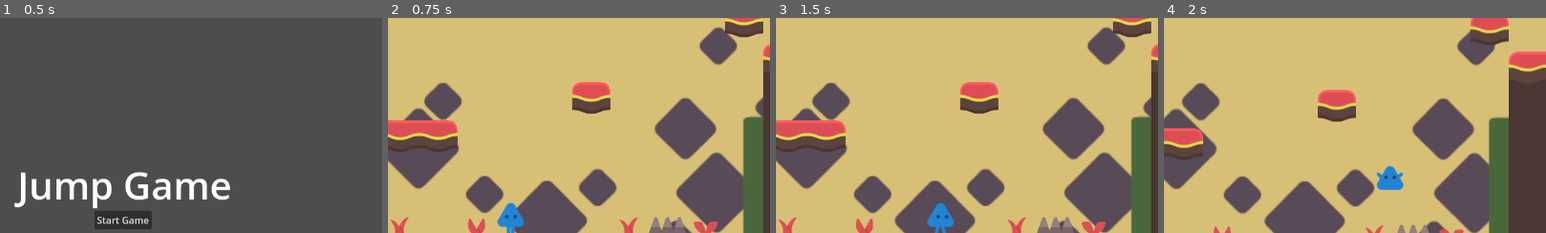
Above: before the commit, frames 1-4 (left to right).
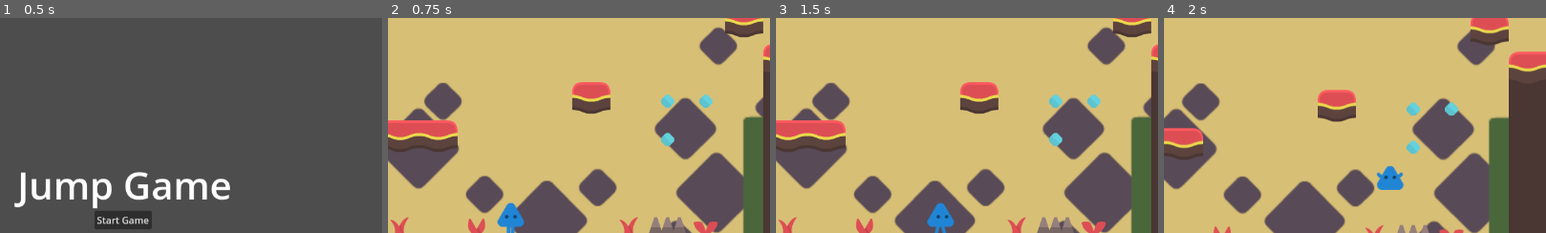
Above: after the commit, the same moments.

Repository: adsuttman/GDTest2
Game: Godot game, scene res://game.tscn
Two runs of this game, one before a commit and one after it. Both use one fixed random seed, a clock stepped at 60 frames per second and the inputs below.
Inputs:
- Up to frame 1 (0.5 s): no input
- Up to frame 2 (0.75 s): click "Start Game" at 0.5 s
- Up to frame 3 (1.5 s): tap Enter at 1.25 s; hold D (right) from 1.28 s (still down)
- Up to frame 4 (2 s): keep holding D (right); tap Space (jump) at 1.52 s
The pictures show only the part of the screen within x 34-84%, y 3-53%; the shares and areas given below are measured in that part.

Frame 1 is identical in both runs. In frame 2, 0.5% of the frame differs, in the area x 71-85%, y 35-60%; in frame 3, 0.5%; in frame 4, 0.5%.

Commit message:
added collectible gem

Diff:
--- a/Resources/Levels/test_level.tscn
+++ b/Resources/Levels/test_level.tscn
@@ -14,7 +14,7 @@
 
 [node name="TileMap" parent="." instance=ExtResource("2_ojujp")]
 layer_0/name = "foreground"
-layer_0/tile_data = PackedInt32Array(65534, 131072, 0, -1310 …(2562 unchanged characters)… 31072, 0, 196603, 0, 0, -65532, 1, 65536)
+layer_0/tile_data = PackedInt32Array(65534, 131072, 0, -1310 …(2562 unchanged characters)… 31072, 0, 196603, 0, 0, -65532, 1, 65536, -196604, 2, 65536, -262140, 2, 65536, -262139, 2, 65536)
 layer_1/name = "background"
 layer_2/tile_data = PackedInt32Array(-65533, 589824, 0, -3, 589824, 0, -1, 655360, 0, -65531, 720896, 0)
 
--- /dev/null
+++ b/Resources/Objects/gem.tscn
@@ -0,0 +1,21 @@
+[gd_scene load_steps=5 format=3 uid="uid://sg8b1nd2iji3"]
+
+[ext_resource type="Script" path="res://gem.gd" id="1_t8y37"]
+[ext_resource type="Texture2D" uid="uid://7u7mfuynnxym" path="res://Resources/Objects/blueGem.png" id="2_cyg7a"]
+[ext_resource type="PackedScene" uid="uid://q1m2v6wa8iya" path="res://Resources/Components/player_detection_field.tscn" id="3_6mc28"]
+
+[sub_resource type="CircleShape2D" id="CircleShape2D_kw6vj"]
+radius = 12.0
+
+[node name="Gem" type="Node2D"]
+script = ExtResource("1_t8y37")
+
+[node name="Sprite2D" type="Sprite2D" parent="."]
+texture = ExtResource("2_cyg7a")
+
+[node name="PlayerDetectionField" parent="." instance=ExtResource("3_6mc28")]
+
+[node name="CollisionShape2D" type="CollisionShape2D" parent="PlayerDetectionField"]
+shape = SubResource("CircleShape2D_kw6vj")
+
+[connection signal="player_entered" from="PlayerDetectionField" to="." method="_on_player_detection_field_player_entered"]
--- a/Resources/Player/player_character.gd
+++ b/Resources/Player/player_character.gd
@@ -13,6 +13,7 @@
 @export var terminal_velocity: float = 750
 @export var wall_slide_fall_multiplier = 1
 var alive = true
+var score = 0
 
 @onready var animations: AnimatedSprite2D = $Animations
 @onready var states = $StateManager
@@ -47,3 +48,6 @@
 			hide()
 			await get_tree().create_timer(1).timeout
 			LevelLoader.reload()
+
+func collect_gem() -> void:
+	print("gem collected")
--- /dev/null
+++ b/gem.gd
@@ -0,0 +1,5 @@
+extends Node2D
+
+func _on_player_detection_field_player_entered(player) -> void:
+	player.collect_gem()
+	queue_free()
--- a/tile_set.tres
+++ b/tile_set.tres
@@ -1,7 +1,8 @@
-[gd_resource type="TileSet" load_steps=5 format=3 uid="uid://d3rwouaaxyo2i"]
+[gd_resource type="TileSet" load_steps=7 format=3 uid="uid://d3rwouaaxyo2i"]
 
 [ext_resource type="Texture2D" uid="uid://dxn142pvflwhv" path="res://tilesheet_complete.png" id="1_ov668"]
 [ext_resource type="PackedScene" uid="uid://cx8j3hvwlx14j" path="res://Resources/Objects/spikes.tscn" id="2_uvb1j"]
+[ext_resource type="PackedScene" uid="uid://sg8b1nd2iji3" path="res://Resources/Objects/gem.tscn" id="3_1ktxu"]
 
 [sub_resource type="TileSetAtlasSource" id="TileSetAtlasSource_q5ugi"]
 resource_name = "terrain"
@@ -941,8 +942,12 @@
 21:11/0/physics_layer_0/angular_velocity = 0.0
 
 [sub_resource type="TileSetScenesCollectionSource" id="TileSetScenesCollectionSource_y6yut"]
-resource_name = "spikes"
+resource_name = "obstacles"
 scenes/1/scene = ExtResource("2_uvb1j")
+
+[sub_resource type="TileSetScenesCollectionSource" id="TileSetScenesCollectionSource_paye4"]
+resource_name = "collectibles"
+scenes/1/scene = ExtResource("3_1ktxu")
 
 [resource]
 tile_size = Vector2i(64, 64)
@@ -956,3 +961,4 @@
 navigation_layer_0/layers = 1
 sources/0 = SubResource("TileSetAtlasSource_q5ugi")
 sources/1 = SubResource("TileSetScenesCollectionSource_y6yut")
+sources/2 = SubResource("TileSetScenesCollectionSource_paye4")
Binary file added: Resources/Objects/blueGem.png
Not shown, added: Resources/Objects/blueGem.png.import
